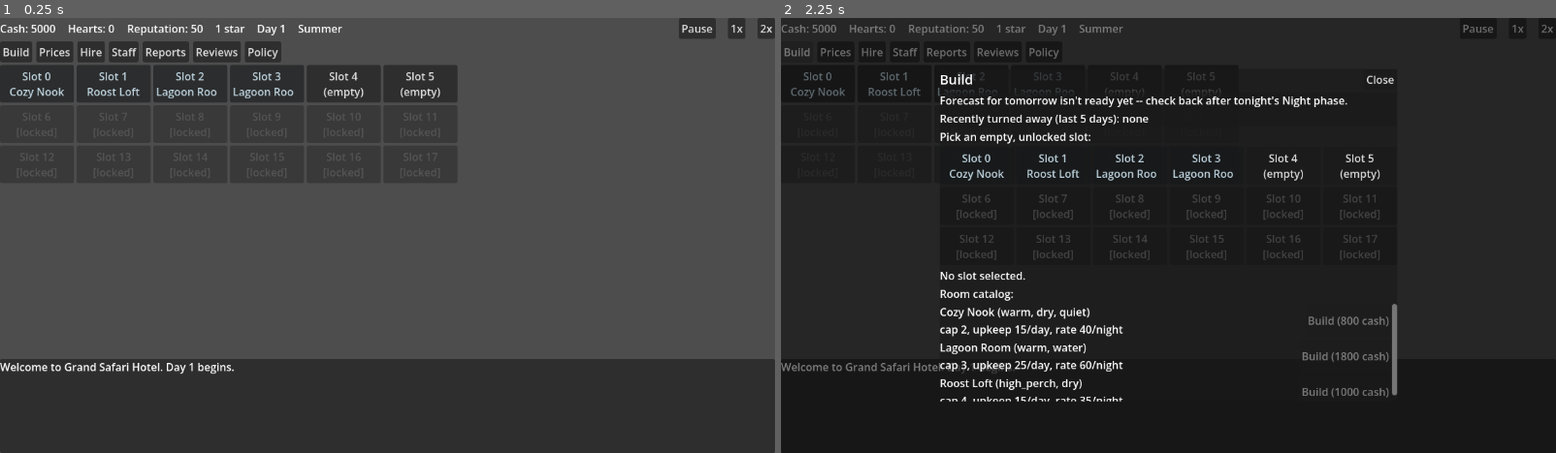
Above: before the commit, frames 1-2 (left to right).
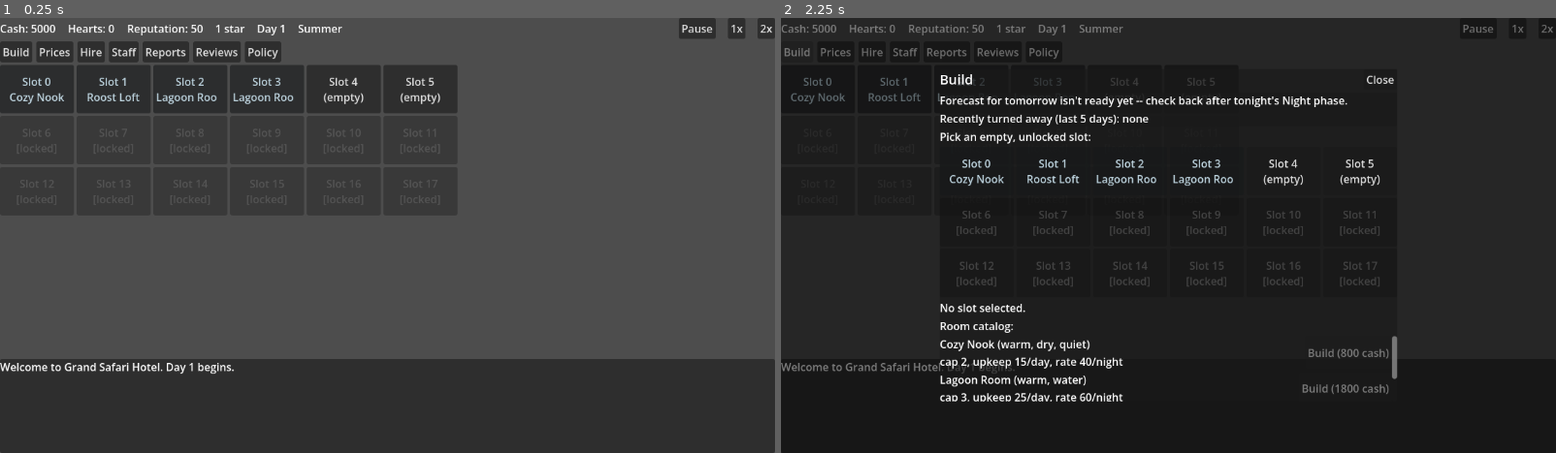
Above: after the commit, the same moments.

Repository: rdefm/habitat_hotel
Game: Godot game, scene res://main.tscn
Two runs of this game, one before a commit and one after it. Both use one fixed random seed, a clock stepped at 60 frames per second and the inputs below.
Inputs:
- Up to frame 1 (0.25 s): no input
- Up to frame 2 (2.25 s): click "1x" at 0.5 s; click "2x" at 1.25 s; click "Build" at 2 s

The runs differ from the first frame. In frame 1, 1.6% of the frame differs, in the area x 0-59%, y 12-38%; in frame 2, 5.1%, in the area x 1-80%, y 12-89%.

Commit message:
Show which guest is in a room and whether it's a perfect fit
Rooms now carry occupant_species_id/occupant_mismatch alongside
occupant, set by Sim on admit/checkout. The hotel grid tile displays
the guest species and a perfect fit/mismatch note (green vs amber),
and the room details menu shows the same on open.

Diff:
--- a/autoload/game_state.gd
+++ b/autoload/game_state.gd
@@ -119,6 +119,8 @@
 			"slot": entry["slot"],
 			"room_type_id": entry["room_type_id"],
 			"occupant": null,
+			"occupant_species_id": null,
+			"occupant_mismatch": false,
 			"upgrades": [],
 		})
 
@@ -170,7 +172,7 @@
 	if cash < cost:
 		return false
 	cash -= cost
-	hotel_rooms.append({"slot": slot_index, "room_type_id": room_type_id, "occupant": null, "upgrades": []})
+	hotel_rooms.append({"slot": slot_index, "room_type_id": room_type_id, "occupant": null, "occupant_species_id": null, "occupant_mismatch": false, "upgrades": []})
 	return true
 
 
--- a/autoload/sim_controller.gd
+++ b/autoload/sim_controller.gd
@@ -200,6 +200,8 @@
 		"mismatch": mismatch,
 	}
 	room["occupant"] = gid
+	room["occupant_species_id"] = arrival["species_id"]
+	room["occupant_mismatch"] = mismatch
 
 
 func _checkout_guest(gid: int) -> void:
@@ -241,5 +243,7 @@
 	})
 
 	room["occupant"] = null
+	room["occupant_species_id"] = null
+	room["occupant_mismatch"] = false
 	guests.erase(gid)
 	_day_metrics["checkouts"] += 1
--- a/ui/hotel_panel.gd
+++ b/ui/hotel_panel.gd
@@ -11,7 +11,7 @@
 signal slot_selected(slot_index: int)
 
 const COLUMNS := 6
-const CELL_MIN_SIZE := Vector2(110, 56)
+const CELL_MIN_SIZE := Vector2(110, 72)
 
 @export var interactive: bool = false
 
@@ -65,10 +65,20 @@
 			var room_type: Dictionary = GameState.rooms[room["room_type_id"]]
 			var occupied := room["occupant"] != null
 			var upgrade_count: int = room.get("upgrades", []).size()
-			var suffix := (" *" if occupied else "") + (" ^%d" % upgrade_count if upgrade_count > 0 else "")
-			btn.text = "Slot %d\n%s%s" % [slot_index, room_type["name"], suffix]
+			var suffix := " ^%d" % upgrade_count if upgrade_count > 0 else ""
+			var occupant_line := ""
+			var modulate_color := Color(0.85, 0.95, 1.0)
+
+			if occupied:
+				var species_id: String = room.get("occupant_species_id", "")
+				var species_name: String = GameState.species.get(species_id, {}).get("name", species_id)
+				var mismatch: bool = room.get("occupant_mismatch", false)
+				occupant_line = "\n%s%s" % [species_name, (" (mismatch)" if mismatch else " (perfect fit)")]
+				modulate_color = Color(1.0, 0.85, 0.5) if mismatch else Color(0.75, 1.0, 0.75)
+
+			btn.text = "Slot %d\n%s%s%s" % [slot_index, room_type["name"], suffix, occupant_line]
 			btn.disabled = not interactive
-			btn.modulate = Color(0.85, 1.0, 0.85) if occupied else Color(0.85, 0.95, 1.0)
+			btn.modulate = modulate_color
 
 
 func _on_cell_pressed(slot_index: int) -> void:
--- a/ui/upgrade_menu.gd
+++ b/ui/upgrade_menu.gd
@@ -93,9 +93,16 @@
 
 	var base: Dictionary = GameState.rooms[room["room_type_id"]]
 	var stats := GameState.effective_room_stats(room)
-	_stats_label.text = "%s (slot %d)\ntags=%s  capacity=%d  upkeep=%d/day%s" % [
+	var occupant_line := "Vacant"
+	if room["occupant"] != null:
+		var species_id: String = room.get("occupant_species_id", "")
+		var species_name: String = GameState.species.get(species_id, {}).get("name", species_id)
+		var mismatch: bool = room.get("occupant_mismatch", false)
+		occupant_line = "Occupied by %s -- %s" % [species_name, ("mismatch" if mismatch else "perfect fit")]
+	_stats_label.text = "%s (slot %d)\ntags=%s  capacity=%d  upkeep=%d/day%s\n%s" % [
 		base["name"], slot_index, stats["tags"], int(stats["capacity"]), int(stats["upkeep_per_day"]),
 		("  satisfaction +%d" % int(stats["satisfaction_bonus"])) if float(stats.get("satisfaction_bonus", 0)) != 0.0 else "",
+		occupant_line,
 	]
 
 	for child in _purchased_list.get_children():
